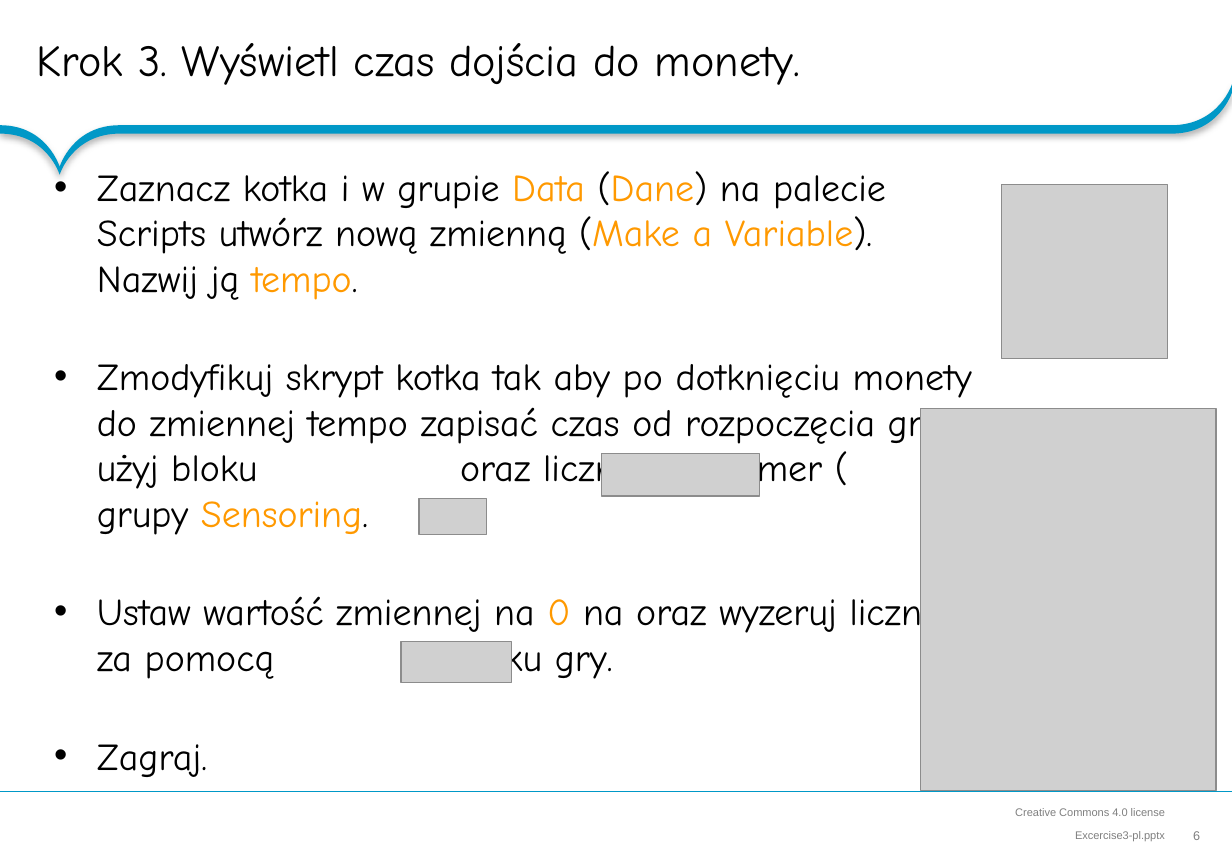
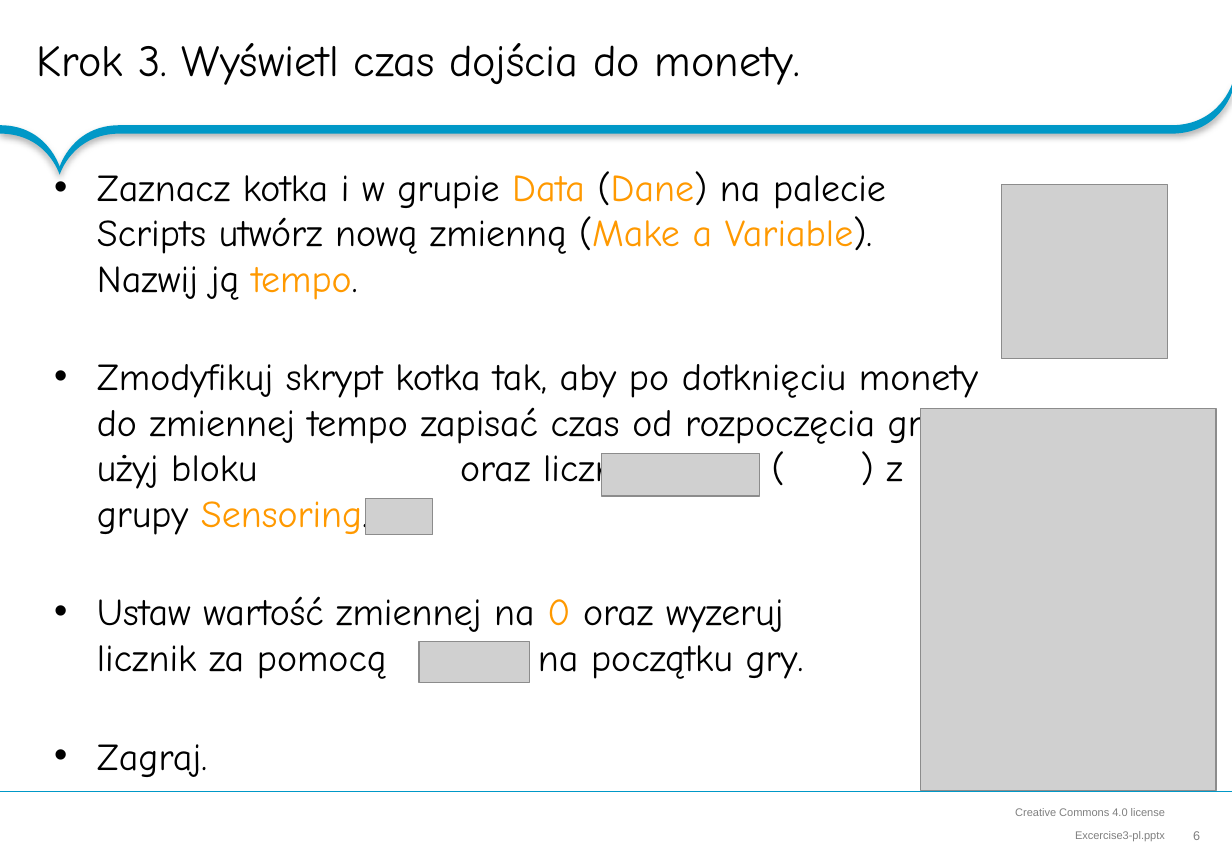
Before and after one commit to RoboCap/scratch, a slide deck: slide 6 of hands-on-lab/Excercise3-pl.pptx. Drawn at 1232x853 pixels with LibreOffice and Linux fonts; fonts in the diff are those of the drawing; grey boxes stand for pictures; background and template pictures are left out. Boxes give left, top, right and bottom in pixels: in the first picture for what was removed or moved away, otherwise in the second. Text is boxed around its words. In the diff, an @@ line names an element or a change of style, - is before the commit and + after.

```diff
--- a/hands-on-lab/Excercise3-pl.pptx
+++ b/hands-on-lab/Excercise3-pl.pptx
@@ text at (97,364,978,679): text changed @@
-• Zmodyfikuj skrypt kotka tak aby po dotknięciu monety do zmiennej tempo zapisać czas od rozpoczęcia gry – użyj bloku oraz licznika timer ( ) z grupy Sensoring.
-• Ustaw wartość zmiennej na 0 na oraz wyzeruj licznik za pomocą początku gry.
+• Zmodyfikuj skrypt kotka tak, aby po dotknięciu monety do zmiennej tempo zapisać czas od rozpoczęcia gry – użyj bloku oraz licznika timer ( ) z grupy Sensoring.
+• Ustaw wartość zmiennej na 0 oraz wyzeruj
+  licznik za pomocą na początku gry.
@@ picture: place and size @@
-picture at (419,498,486,535)
+picture at (365,498,432,535)
@@ picture: place and size @@
-picture at (402,642,512,683)
+picture at (419,642,529,683)
```
Also in this commit, not shown: 3 other slides changed, 2 other files.
